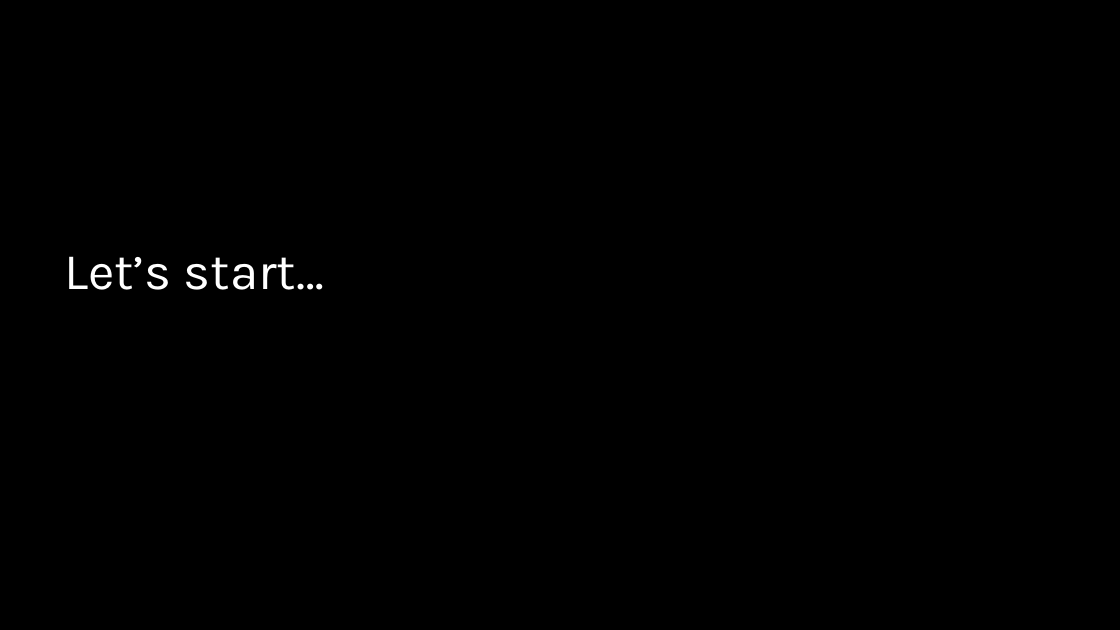
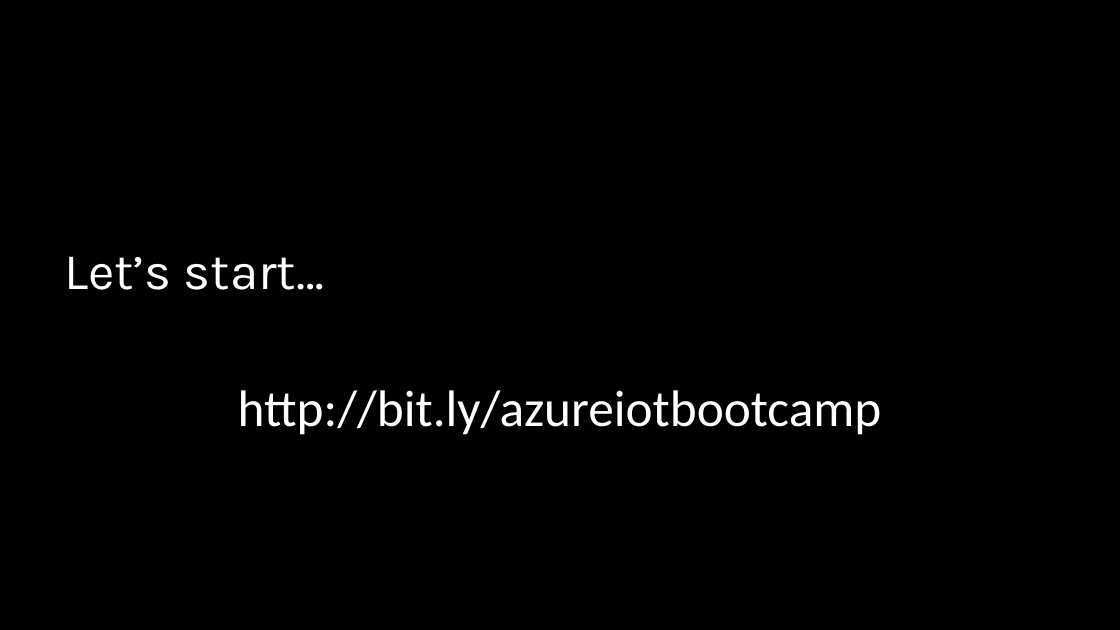
Before and after one commit to wmmihaa/azureiotbootcamp, a slide deck: slide 35 of presentation/IoT Bootcamp.pptx (slide 41 before the commit). Drawn at 1120x630 pixels with LibreOffice and Linux fonts; fonts in the diff are those of the drawing. Boxes give left, top, right and bottom in pixels: in the first picture for what was removed or moved away, otherwise in the second. Text is boxed around its words. In the diff, an @@ line names an element or a change of style, - is before the commit and + after.

```diff
--- a/presentation/IoT Bootcamp.pptx
+++ b/presentation/IoT Bootcamp.pptx
@@ text added at bbox=[238, 390, 882, 435], 44 pt, text #FFFFFF @@
+http://bit.ly/azureiotbootcamp
```
Also in this commit, not shown: 3 other slides changed, 6 slides removed.
